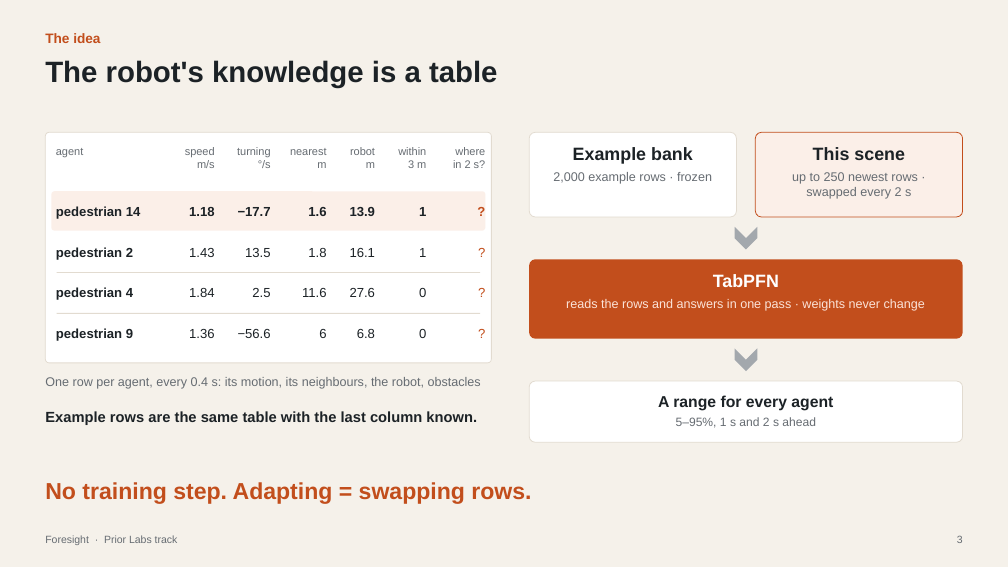
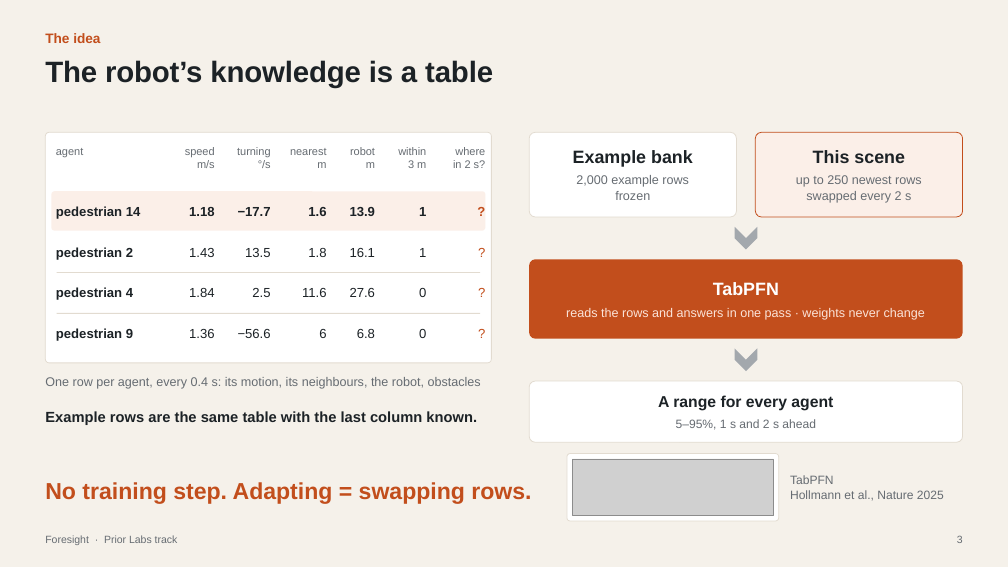
Before and after one commit to shiinalight/Foresight, a slide deck: slide 3 of deck/Foresight_finalist_static.pptx. Drawn at 1008x567 pixels with LibreOffice and Linux fonts; fonts in the diff are those of the drawing; grey boxes stand for pictures. Boxes give left, top, right and bottom in pixels: in the first picture for what was removed or moved away, otherwise in the second. Text is boxed around its words. In the diff, an @@ line names an element or a change of style, - is before the commit and + after.

```diff
--- a/deck/Foresight_finalist_static.pptx
+++ b/deck/Foresight_finalist_static.pptx
@@ text at bbox=[45, 60, 493, 88]: text changed @@
-The robot's knowledge is a table
+The robot’s knowledge is a table
@@ text at bbox=[576, 175, 689, 200]: text changed @@
-2,000 example rows · frozen
+2,000 example rows
+frozen
@@ text at bbox=[796, 175, 922, 203]: text changed @@
-up to 250 newest rows · swapped every 2 s
+up to 250 newest rows
+swapped every 2 s
@@ text "TabPFN": place and size @@
-text "TabPFN" at bbox=[713, 274, 779, 287]
+text "TabPFN" at bbox=[713, 282, 779, 295]
@@ text "reads the rows and answers ...": place and size @@
-text "reads the rows and answers ..." at bbox=[566, 299, 925, 311]
+text "reads the rows and answers ..." at bbox=[566, 308, 925, 320]
@@ rounded rectangle added at bbox=[567, 454, 779, 521], fill #FFFFFF, outline #E2DBD0 0.75 pt @@
@@ picture added at bbox=[572, 459, 774, 516] @@
@@ text added at bbox=[790, 475, 944, 500], 11.5 pt, text #666C72 @@
+TabPFN
+Hollmann et al., Nature 2025
```
Also in this commit, not shown: 21 other slides changed, 1 slide added, 15 other files.
